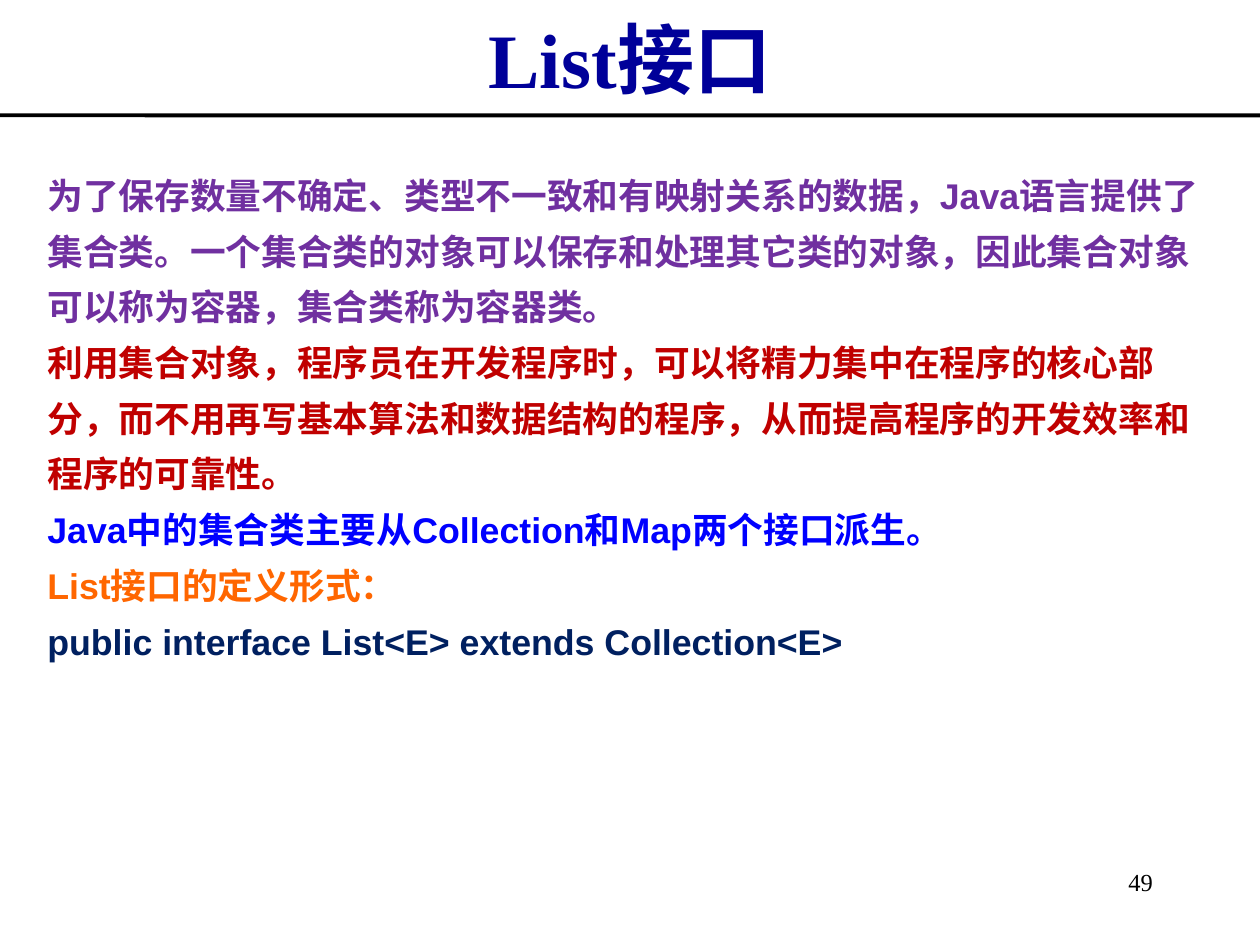
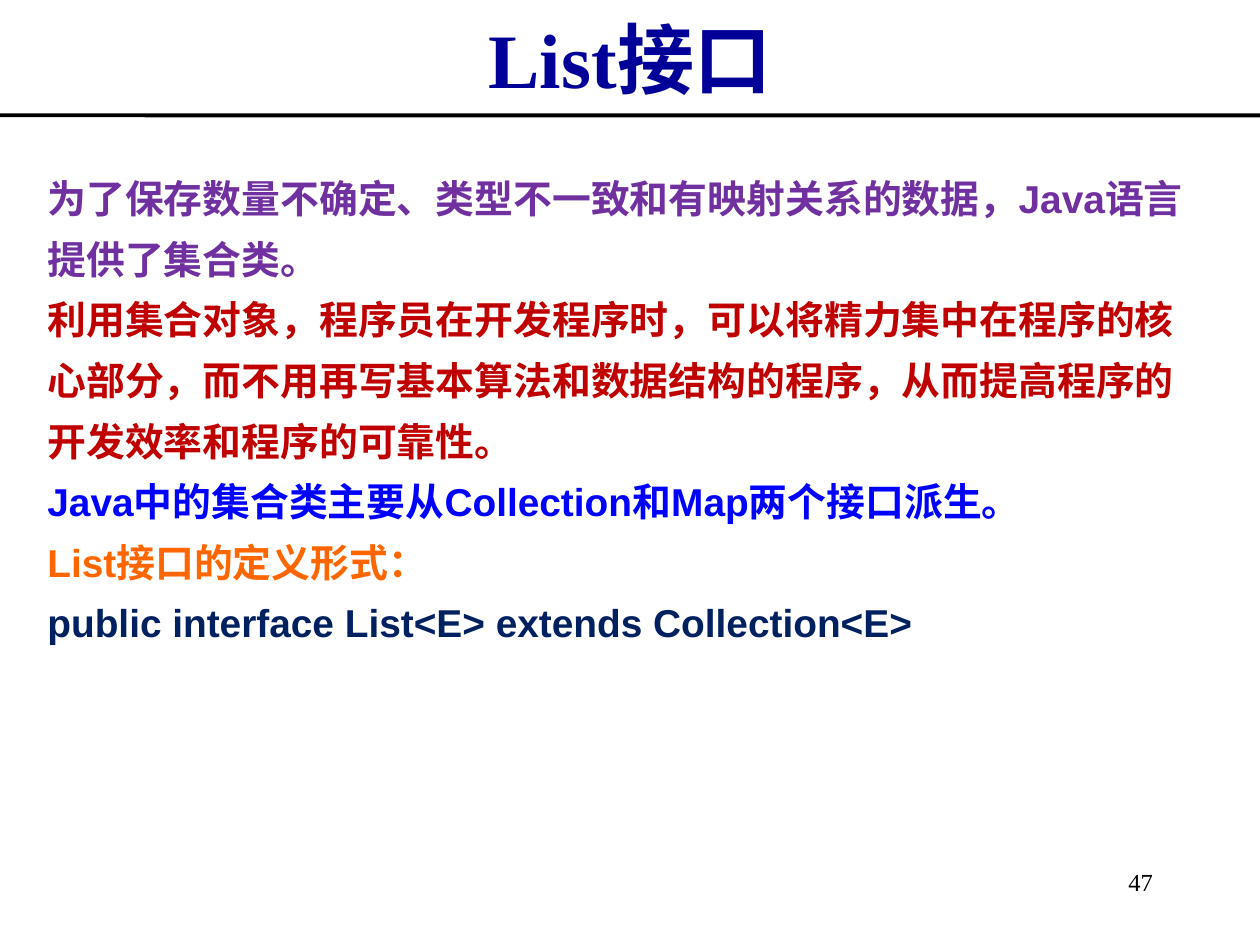
Before and after one commit to imwyw/Java, a slide deck: slide 47 of PPT/javaCh04_异常、枚举、泛型、递归.ppt (slide 49 before the commit). Drawn at 1260x945 pixels with LibreOffice and Linux fonts; fonts in the diff are those of the drawing. Boxes give left, top, right and bottom in pixels: in the first picture for what was removed or moved away, otherwise in the second. Text is boxed around its words. In the diff, an @@ line names an element or a change of style, - is before the commit and + after.

Commit message:
修订结构，移除多余文字描述

```diff
--- a/PPT/javaCh04_异常、枚举、泛型、递归.ppt
+++ b/PPT/javaCh04_异常、枚举、泛型、递归.ppt
@@ text at (47, 179, 1182, 278): text changed; size 20.4 to 22.2 pt @@
-为了保存数量不确定、类型不一致和有映射关系的数据，Java语言提供了集合类。一个集合类的对象可以保存和处理其它类的对象，因此集合对象可以称为容器，集合类称为容器类。
+为了保存数量不确定、类型不一致和有映射关系的数据，Java语言提供了集合类。
@@ text at (47, 300, 1173, 645): size 20.4 to 22.2 pt in "利用集合对象，程序员在开发程序时，可以将精力集中在程序的核心部分，而不用再写基本算法和数据结构的程序，从而提高程序的开发 ...", "Java中的集合类主要从Collection和Map两个接口派生。", "List接口的定义形式：", "public interface List<E> extends Collection<E>" @@
@@ page number at (1128, 875, 1153, 891): text changed @@
-49
+47
```
Also in this commit, not shown: 6 other slides changed, 4 slides added, 5 slides removed.
